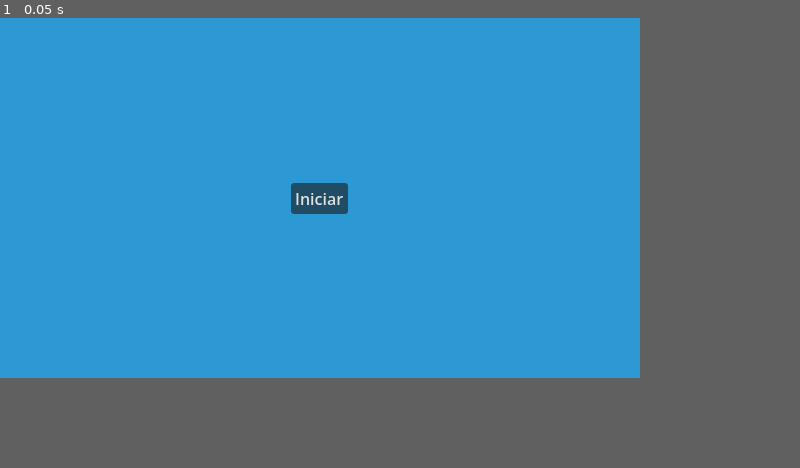
Above: before the commit, frame 1.
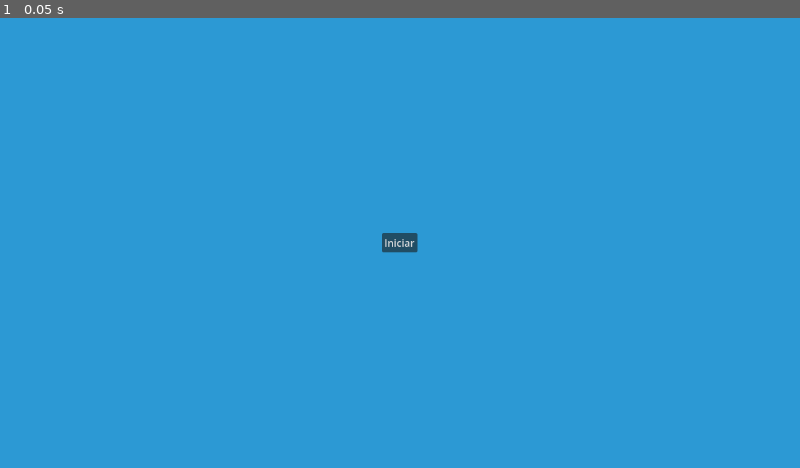
Above: after the commit, the same moment.

Repository: Dev-Hauffman/tcc
Game: Godot game, scene res://scenes/main_menu.tscn
Two runs of this game, one before a commit and one after it. Both use one fixed random seed, a clock stepped at 60 frames per second and the inputs below. The project has no main scene, so this scene is started directly.
Inputs:
- Up to frame 1 (0.05 s): no input
In our replay, the window is 640x360 before the commit and 800x450 after it. These sizes can differ from the game's own. Grey fills any space a smaller window leaves; there, only what the larger window draws over its background counts as a difference.

The runs differ from the first frame. In frame 1, 0.7% of the frame differs, in the area x 36-53%, y 36-53%.

Commit message:
added text and started button UI

Diff:
--- a/project.godot
+++ b/project.godot
@@ -16,8 +16,8 @@
 
 [display]
 
-window/size/viewport_width=640
-window/size/viewport_height=360
+window/size/viewport_width=1280
+window/size/viewport_height=720
 window/stretch/mode="viewport"
 
 [physics]
--- a/scenes/choose_level.tscn
+++ b/scenes/choose_level.tscn
@@ -16,9 +16,12 @@
 levels_container = NodePath("PanelContainer/CenterContainer/LevelsContainer")
 
 [node name="PanelContainer" type="PanelContainer" parent="." unique_id=1861615572]
-layout_mode = 0
-offset_right = 640.0
-offset_bottom = 361.0
+layout_mode = 1
+anchors_preset = 15
+anchor_right = 1.0
+anchor_bottom = 1.0
+grow_horizontal = 2
+grow_vertical = 2
 theme_override_styles/panel = SubResource("StyleBoxFlat_ywgo4")
 
 [node name="CenterContainer" type="CenterContainer" parent="PanelContainer" unique_id=862062222]
--- a/scenes/level_manager.gd
+++ b/scenes/level_manager.gd
@@ -16,4 +16,5 @@
 func load_level_scene(scene_name:String) -> void:
 	for level in level_data.level_info:
 		if scene_name == level.title:
-			scene.background_image.texture = level.image
+			scene.initialize_level_scene(level)
+			#scene.background_image.texture = level.image
--- a/scenes/level_scene.gd
+++ b/scenes/level_scene.gd
@@ -1,9 +1,17 @@
 class_name LevelScene
-extends Node2D
+extends Control
 
 
 @export var background_image:Sprite2D
+@export var image:TextureRect
+@export var text:RichTextLabel
 
 
 func initialize_level_scene(level_info:LevelInfo) -> void:
 	background_image.texture = level_info.image
+	image.texture = level_info.image
+	if level_info.text.is_empty():
+		text.hide()
+	else:
+		text.show()
+	text.text = level_info.text
--- a/scenes/level_scene.tscn
+++ b/scenes/level_scene.tscn
@@ -3,12 +3,121 @@
 [ext_resource type="Texture2D" uid="uid://b6jns101anamm" path="res://assets/imagem_original.jpg" id="1_386oa"]
 [ext_resource type="Script" uid="uid://cr3r2c2g53plh" path="res://scenes/level_scene.gd" id="1_bl4ss"]
 
-[node name="LevelScene" type="Node2D" unique_id=1270492568 node_paths=PackedStringArray("background_image")]
+[sub_resource type="StyleBoxFlat" id="StyleBoxFlat_bl4ss"]
+content_margin_left = 20.0
+content_margin_top = 10.0
+content_margin_right = 20.0
+content_margin_bottom = 10.0
+bg_color = Color(1, 1, 1, 1)
+border_width_left = 5
+border_width_top = 5
+border_width_right = 5
+border_width_bottom = 5
+border_color = Color(0.12941177, 0.023529412, 1, 1)
+corner_radius_top_left = 8
+corner_radius_top_right = 8
+corner_radius_bottom_right = 8
+corner_radius_bottom_left = 8
+shadow_color = Color(0, 0, 0, 0.69411767)
+shadow_size = 10
+
+[sub_resource type="StyleBoxFlat" id="StyleBoxFlat_a74lg"]
+content_margin_left = 20.0
+content_margin_top = 15.0
+content_margin_right = 20.0
+content_margin_bottom = 15.0
+bg_color = Color(0.12941177, 0.023529412, 1, 1)
+border_width_left = 5
+border_width_top = 5
+border_width_right = 5
+border_width_bottom = 5
+border_color = Color(0.16862746, 0.827451, 1, 1)
+corner_radius_top_left = 5
+corner_radius_top_right = 5
+corner_radius_bottom_right = 5
+corner_radius_bottom_left = 5
+
+[node name="LevelScene" type="Control" unique_id=1502669244 node_paths=PackedStringArray("background_image", "image", "text")]
+layout_mode = 3
+anchors_preset = 15
+anchor_right = 1.0
+anchor_bottom = 1.0
+grow_horizontal = 2
+grow_vertical = 2
 script = ExtResource("1_bl4ss")
 background_image = NodePath("Graphics/BackgroundImage")
+image = NodePath("CenterContainer/Image")
+text = NodePath("HBoxContainer/Text")
 
 [node name="Graphics" type="Node2D" parent="." unique_id=221702577]
+visible = false
 position = Vector2(320, 180)
 
 [node name="BackgroundImage" type="Sprite2D" parent="Graphics" unique_id=333763877]
 texture = ExtResource("1_386oa")
+
+[node name="CenterContainer" type="CenterContainer" parent="." unique_id=1971159977]
+layout_mode = 1
+anchors_preset = 15
+anchor_right = 1.0
+anchor_bottom = 1.0
+grow_horizontal = 2
+grow_vertical = 2
+
+[node name="Image" type="TextureRect" parent="CenterContainer" unique_id=15432460]
+layout_mode = 2
+texture = ExtResource("1_386oa")
+
+[node name="HBoxContainer" type="CenterContainer" parent="." unique_id=1167208795]
+custom_maximum_size = Vector2(-1, 150)
+layout_mode = 1
+anchors_preset = 10
+anchor_right = 1.0
+offset_bottom = 150.0
+grow_horizontal = 2
+
+[node name="Text" type="RichTextLabel" parent="HBoxContainer" unique_id=1234016794]
+custom_minimum_size = Vector2(100, 0)
+custom_maximum_size = Vector2(1000, -1)
+propagate_maximum_size = true
+clip_contents = false
+layout_mode = 2
+theme_override_colors/default_color = Color(0, 0, 0, 1)
+theme_override_styles/normal = SubResource("StyleBoxFlat_bl4ss")
+bbcode_enabled = true
+text = "[center] Testddsffsdfsdfsdfa dfdsfsf dfgdfg dfgdfgdf fdg fdgdf gfd asdasd asd asd as dsaassdasd asdasdsad as dsaasassd asasass sasaasass das saasasd as sadas das d[center]"
+fit_content = true
+
+[node name="CenterContainer2" type="CenterContainer" parent="." unique_id=123731501]
+custom_maximum_size = Vector2(1000, 150)
+layout_mode = 1
+anchors_preset = 12
+anchor_top = 1.0
+anchor_right = 1.0
+anchor_bottom = 1.0
+grow_horizontal = 2
+grow_vertical = 0
+
+[node name="PanelContainer" type="PanelContainer" parent="CenterContainer2" unique_id=980147697]
+custom_minimum_size = Vector2(500, 100)
+layout_mode = 2
+theme_override_styles/panel = SubResource("StyleBoxFlat_a74lg")
+
+[node name="ScrollContainer" type="ScrollContainer" parent="CenterContainer2/PanelContainer" unique_id=1844708849]
+propagate_maximum_size = true
+clip_contents = false
+layout_mode = 2
+size_flags_horizontal = 4
+horizontal_scroll_mode = 5
+vertical_scroll_mode = 5
+
+[node name="VBoxContainer" type="VBoxContainer" parent="CenterContainer2/PanelContainer/ScrollContainer" unique_id=1097448723]
+layout_mode = 2
+size_flags_horizontal = 6
+size_flags_vertical = 6
+alignment = 1
+
+[node name="Button" type="Button" parent="CenterContainer2/PanelContainer/ScrollContainer/VBoxContainer" unique_id=13380767]
+layout_mode = 2
+size_flags_vertical = 3
+text = "test asdas das d"
--- a/scenes/main_menu.tscn
+++ b/scenes/main_menu.tscn
@@ -7,13 +7,20 @@
 
 [node name="MainMenu" type="Control" unique_id=262822496]
 layout_mode = 3
-anchors_preset = 0
+anchors_preset = 15
+anchor_right = 1.0
+anchor_bottom = 1.0
+grow_horizontal = 2
+grow_vertical = 2
 script = ExtResource("1_l6cm7")
 
 [node name="PanelContainer" type="PanelContainer" parent="." unique_id=1912221166]
-layout_mode = 0
-offset_right = 640.0
-offset_bottom = 361.0
+layout_mode = 1
+anchors_preset = 15
+anchor_right = 1.0
+anchor_bottom = 1.0
+grow_horizontal = 2
+grow_vertical = 2
 theme_override_styles/panel = SubResource("StyleBoxFlat_xrivr")
 
 [node name="CenterContainer" type="CenterContainer" parent="PanelContainer" unique_id=2017917388]
--- a/scripts/file_processer.gd
+++ b/scripts/file_processer.gd
@@ -30,11 +30,11 @@
 					text_line = line.split("|")[1]
 					#text_line = line.erase(0, 8)
 					#text_line = text_line.erase((text_line.length()-1))
-				can_save = not text_line.is_empty()
-				if not can_save:
-					print_debug("Missing text")
+				#can_save = not text_line.is_empty()
+				#if not can_save:
+					#print_debug("Missing text")
 				line = file.get_line()
-				if line.contains("imagem|") and can_save:
+				if line.contains("imagem|"): # and can_save:
 					image_name = line.split("|")[1]
 					#image_path = line.erase(0, 9)
 					#image_path = image_path.erase((image_path.length()-1))
